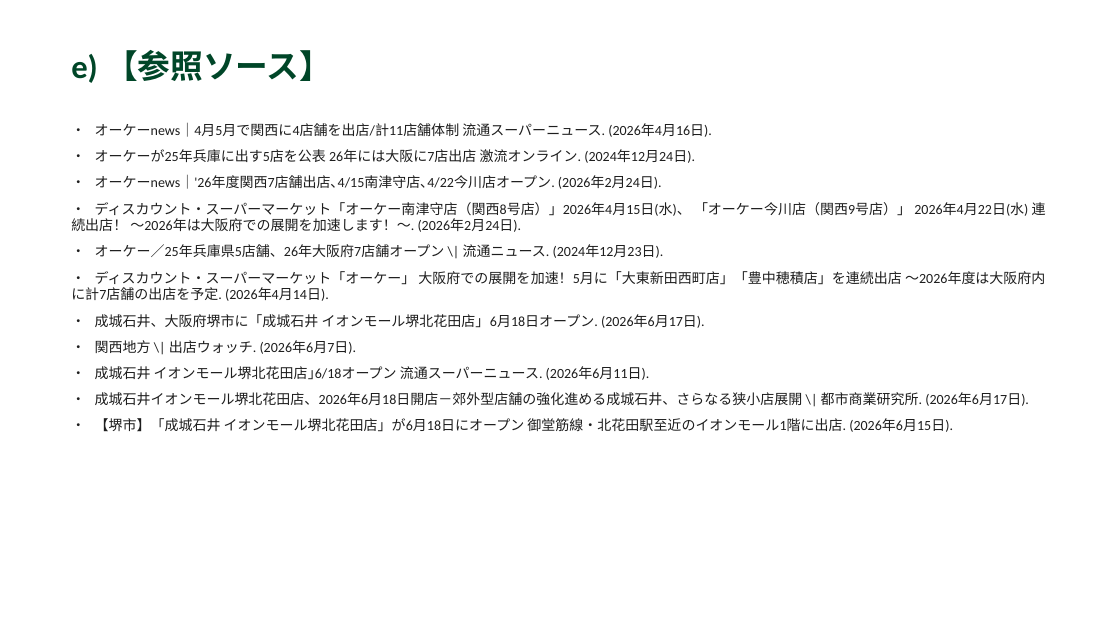
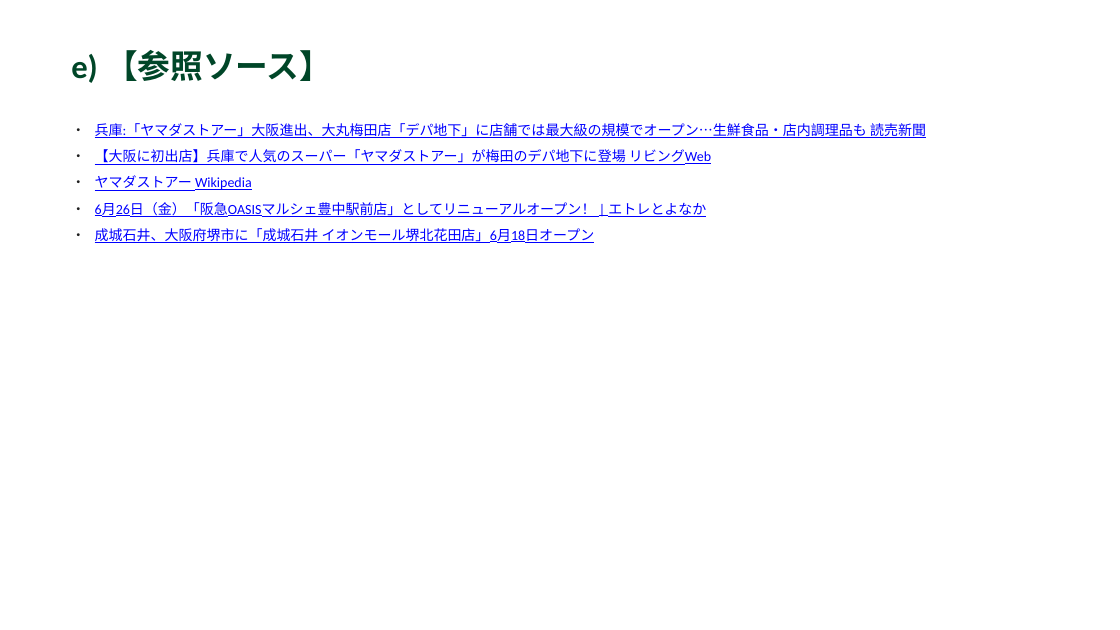
Before and after one commit to yutatbgt-bit/Competitive-research, a slide deck: slide 6 of report/2026_06_18_competitive_report.pptx. Drawn at 1120x630 pixels with LibreOffice and Linux fonts; fonts in the diff are those of the drawing. Boxes give left, top, right and bottom in pixels: in the first picture for what was removed or moved away, otherwise in the second. Text is boxed around its words. In the diff, an @@ line names an element or a change of style, - is before the commit and + after.

```diff
--- a/report/2026_06_18_competitive_report.pptx
+++ b/report/2026_06_18_competitive_report.pptx
@@ text at [71, 123, 926, 243]: text changed; text colour #1E1E1E to #0000FF @@
-・ オーケーnews｜4月5月で関西に4店舗を出店/計11店舗体制 流通スーパーニュース. (2026年4月16日).
-・ オーケーが25年兵庫に出す5店を公表 26年には大阪に7店出店 激流オンライン. (2024年12月24日).
-・ オーケーnews｜'26年度関西7店舗出店､4/15南津守店､4/22今川店オープン. (2026年2月24日).
-・ ディスカウント・スーパーマーケット「オーケー南津守店（関西8号店）」2026年4月15日(水)、 「オーケー今川店（関西9号店）」 2026年4月22日(水) 連続出店！ ～2026年は大阪府での展開を加速します！～. (2026年2月24日).
-・ オーケー／25年兵庫県5店舗、26年大阪府7店舗オープン \| 流通ニュース. (2024年12月23日).
-・ ディスカウント・スーパーマーケット「オーケー」 大阪府での展開を加速！5月に「大東新田西町店」「豊中穂積店」を連続出店 ～2026年度は大阪府内に計7店舗の出店を予定. (2026年4月14日).
-・ 成城石井、大阪府堺市に「成城石井 イオンモール堺北花田店」6月18日オープン. (2026年6月17日).
-・ 関西地方 \| 出店ウォッチ. (2026年6月7日).
-・ 成城石井 イオンモール堺北花田店｣6/18オープン 流通スーパーニュース. (2026年6月11日).
-・ 成城石井イオンモール堺北花田店、2026年6月18日開店－郊外型店舗の強化進める成城石井、さらなる狭小店展開 \| 都市商業研究所. (2026年6月17日).
-・ 【堺市】「成城石井 イオンモール堺北花田店」が6月18日にオープン 御堂筋線・北花田駅至近のイオンモール1階に出店. (2026年6月15日).
+・ 兵庫:「ヤマダストアー」大阪進出、大丸梅田店「デパ地下」に店舗では最大級の規模でオープン…生鮮食品・店内調理品も 読売新聞
+・ 【大阪に初出店】兵庫で人気のスーパー「ヤマダストアー」が梅田のデパ地下に登場 リビングWeb
+・ ヤマダストアー Wikipedia
+・ 6月26日（金）「阪急OASISマルシェ豊中駅前店」としてリニューアルオープン！ | エトレとよなか
+・ 成城石井、大阪府堺市に「成城石井 イオンモール堺北花田店」6月18日オープン
```
Also in this commit, not shown: 4 other slides changed, 5 other files.
